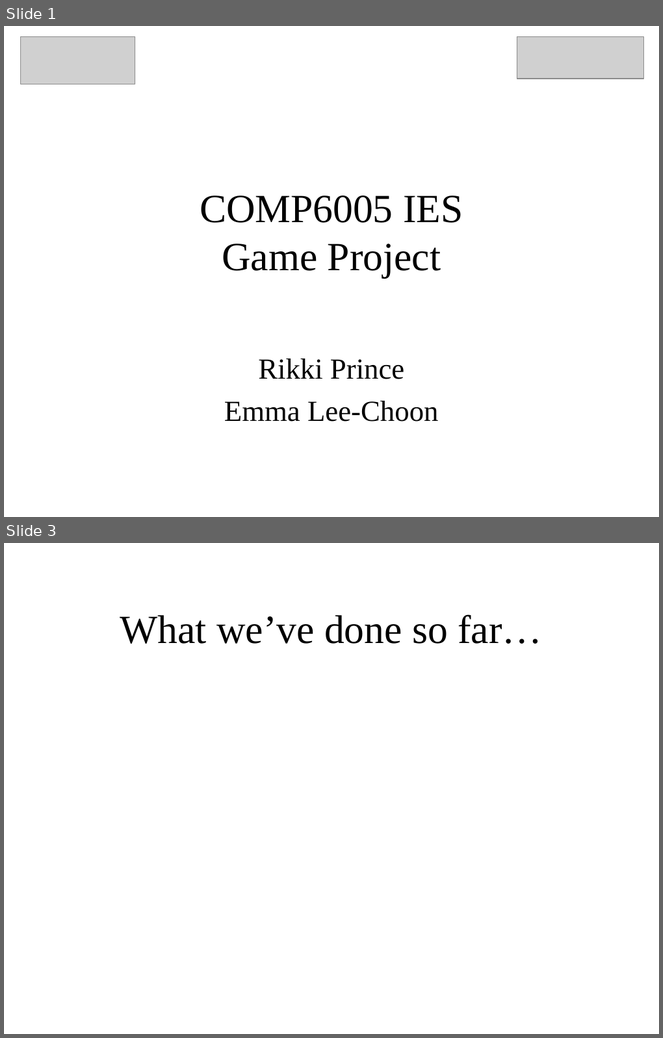
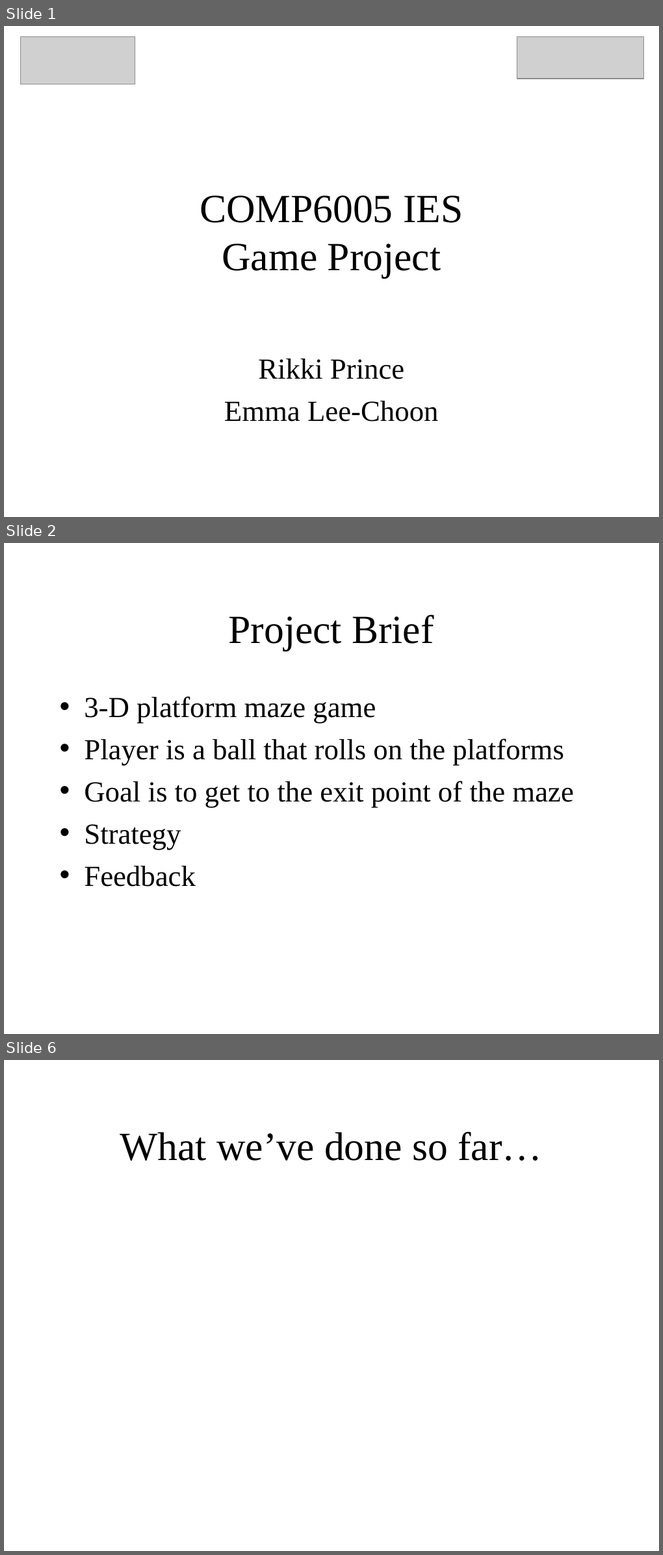
Before and after one commit to rikkiprince/tippycool, a slide deck: Presentation/Presentation.ppt. Shown one above the other, each under a label of ours: slides 1 and 3 before the commit, slides 1, 2 and 6 after it; the slides between them are not shown. The pictures are 663x1038 and 663x1555 pixels, drawn with LibreOffice and Linux fonts; fonts in the diff are those of the drawing; grey boxes stand for pictures. Boxes give left, top, right and bottom in pixels: in the first picture for what was removed or moved away, otherwise in the second. Text is boxed around its words. In the diff, an @@ line names an element or a change of style, - is before the commit and + after.

Commit message:
More slides added

```diff
--- a/Presentation/Presentation.ppt
+++ b/Presentation/Presentation.ppt
@@ slide 2 added at [4,543,659,1034], background #FFFFFF @@
@@ title added at [229,615,434,651], 44 pt, text #000000 @@
+Project Brief
@@ text added at [84,696,573,887], 32 pt, text #000000 @@
+• 3-D platform maze game
+• Player is a ball that rolls on the platforms
+• Goal is to get to the exit point of the maze
+• Strategy
+• Feedback
@@ what was slide 3 is now slide 6 @@
```
Also in this commit, not shown: 1 slide changed, 2 other slides added.
